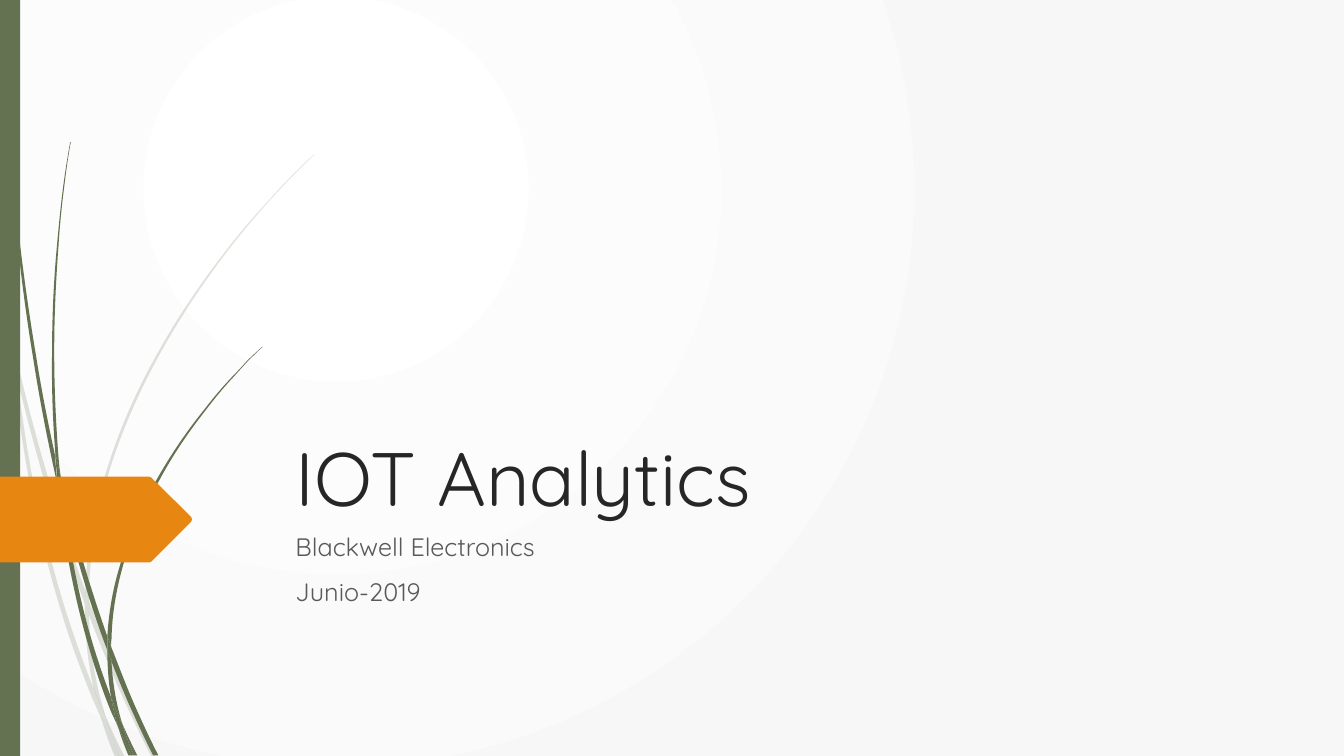
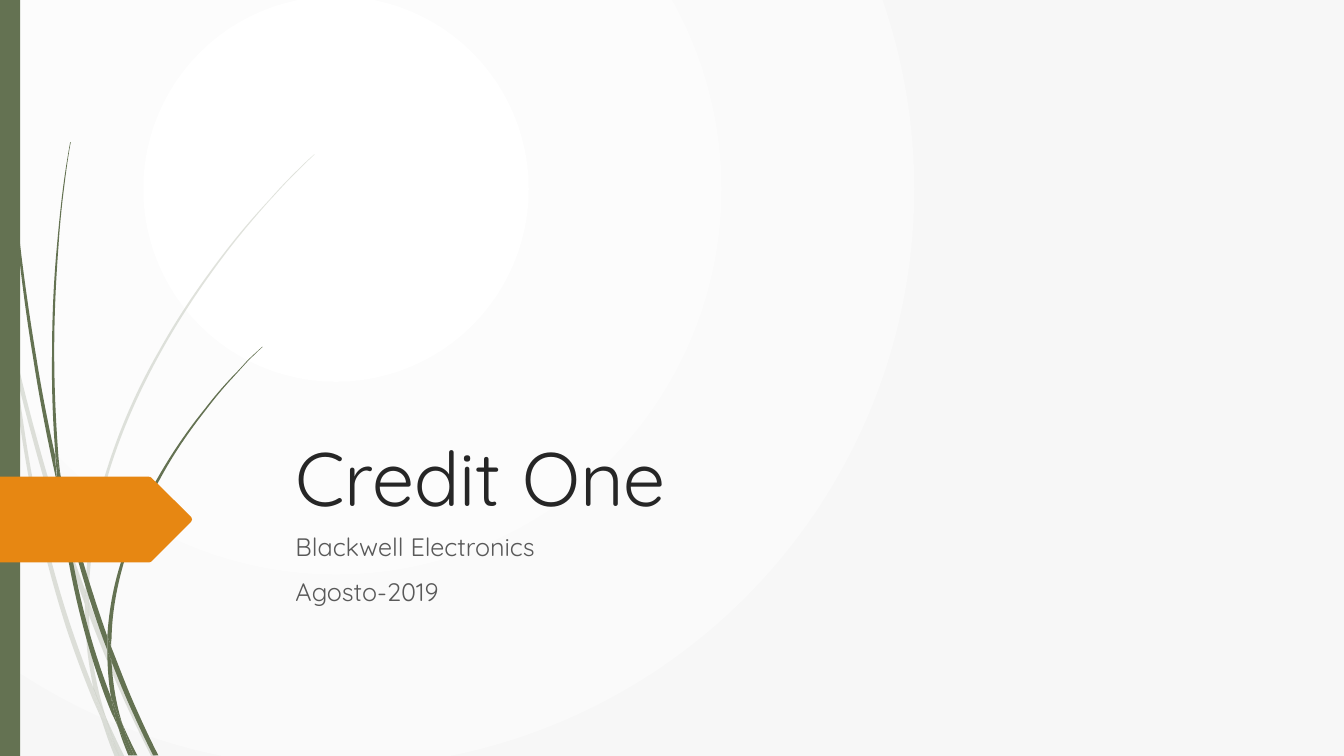
Before and after one commit to tgarita/Cenfotec-GitHub-Jupyter, a slide deck: slide 1 of Presentacion _CreditScore_Tatiana_Garita.pptx. Drawn at 1344x756 pixels with LibreOffice and Linux fonts; fonts in the diff are those of the drawing. Boxes give left, top, right and bottom in pixels: in the first picture for what was removed or moved away, otherwise in the second. Text is boxed around its words. In the diff, an @@ line names an element or a change of style, - is before the commit and + after.

```diff
--- a/Presentacion _CreditScore_Tatiana_Garita.pptx
+++ b/Presentacion _CreditScore_Tatiana_Garita.pptx
@@ title at [295, 450, 666, 507]: text changed @@
-IOT Analytics
+Credit One
@@ subtitle at [295, 583, 438, 606]: text changed @@
-Junio-2019
+Agosto-2019
```
Also in this commit, not shown: 4 other slides changed, 3 slides added, 4 slides removed.
